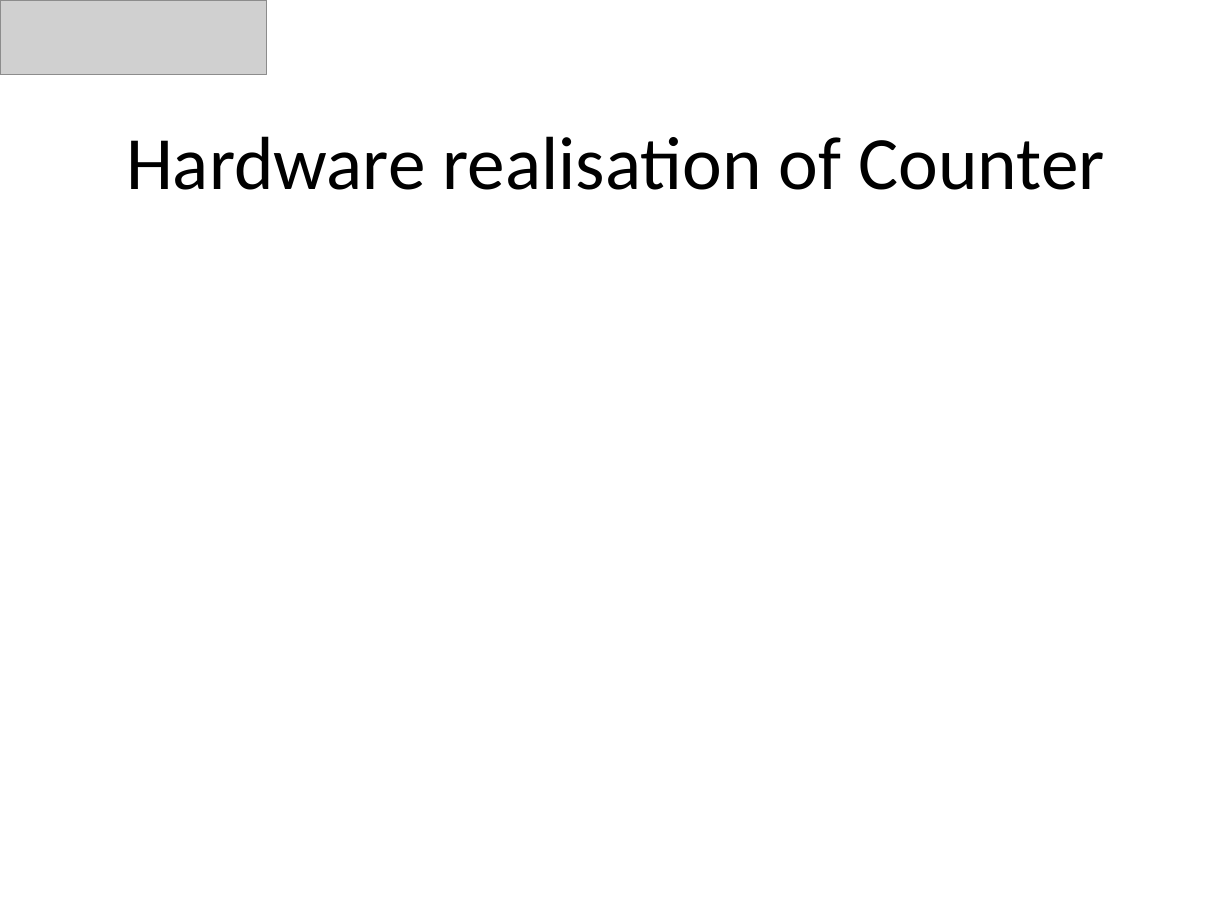
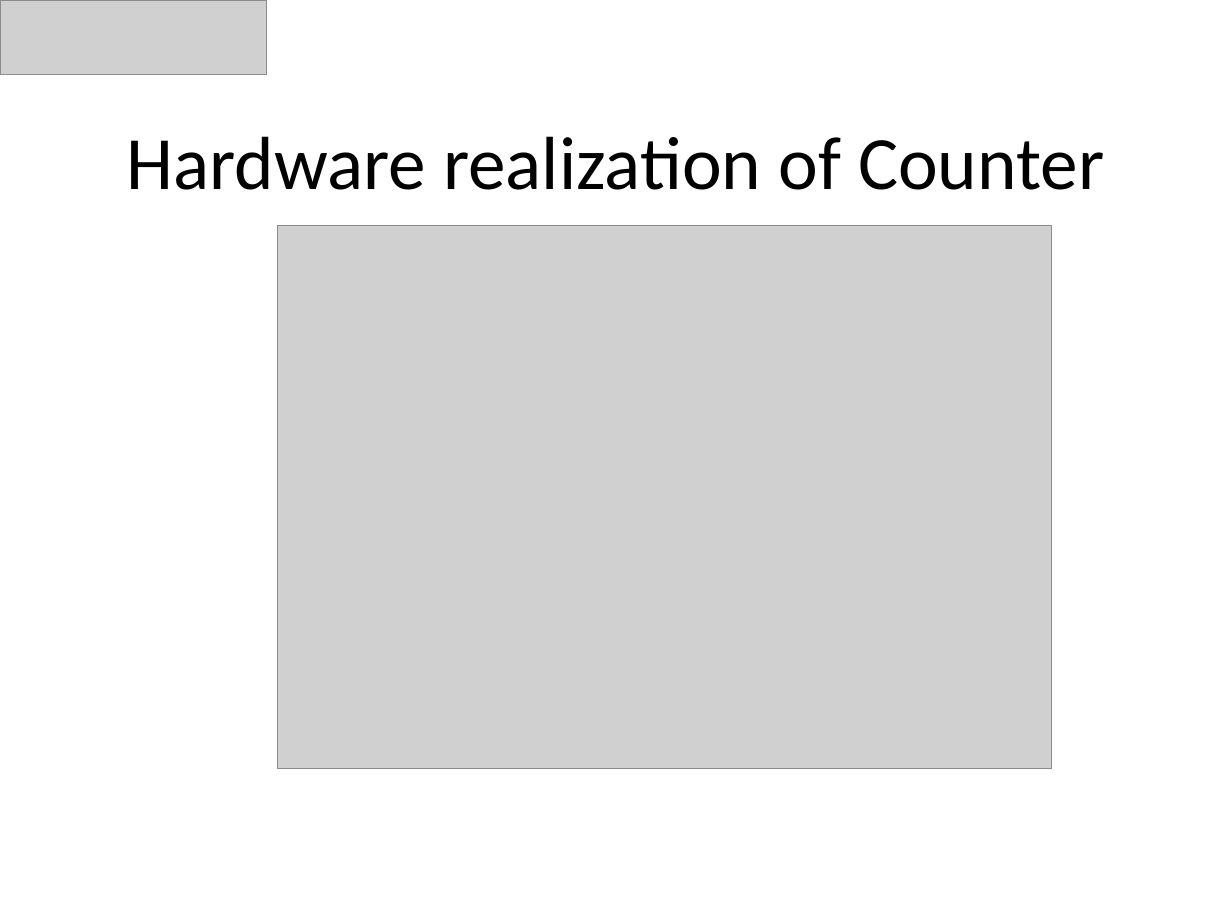
Before and after one commit to KishanVasu/Hello-world, a slide deck: slide 16 of SV [Autosaved].pptx (slide 14 before the commit). Drawn at 1232x924 pixels with LibreOffice and Linux fonts; fonts in the diff are those of the drawing; grey boxes stand for pictures. Boxes give left, top, right and bottom in pixels: in the first picture for what was removed or moved away, otherwise in the second. Text is boxed around its words. In the diff, an @@ line names an element or a change of style, - is before the commit and + after.

```diff
--- a/SV [Autosaved].pptx
+++ b/SV [Autosaved].pptx
@@ title at (127,136,1104,190): text changed @@
-Hardware realisation of Counter
+Hardware realization of Counter
@@ picture added at (277,225,1051,768) @@
```
Also in this commit, not shown: 18 other slides changed, 10 slides added, 1 slide removed.
